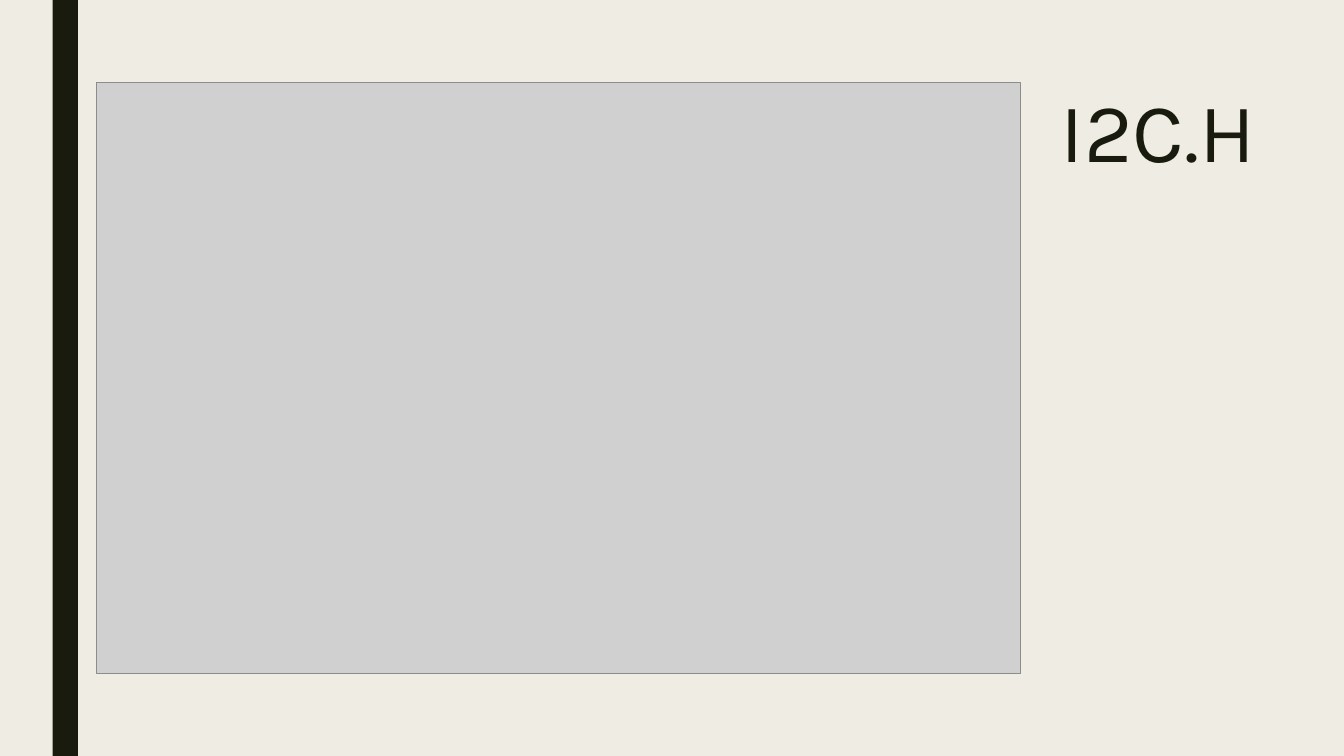
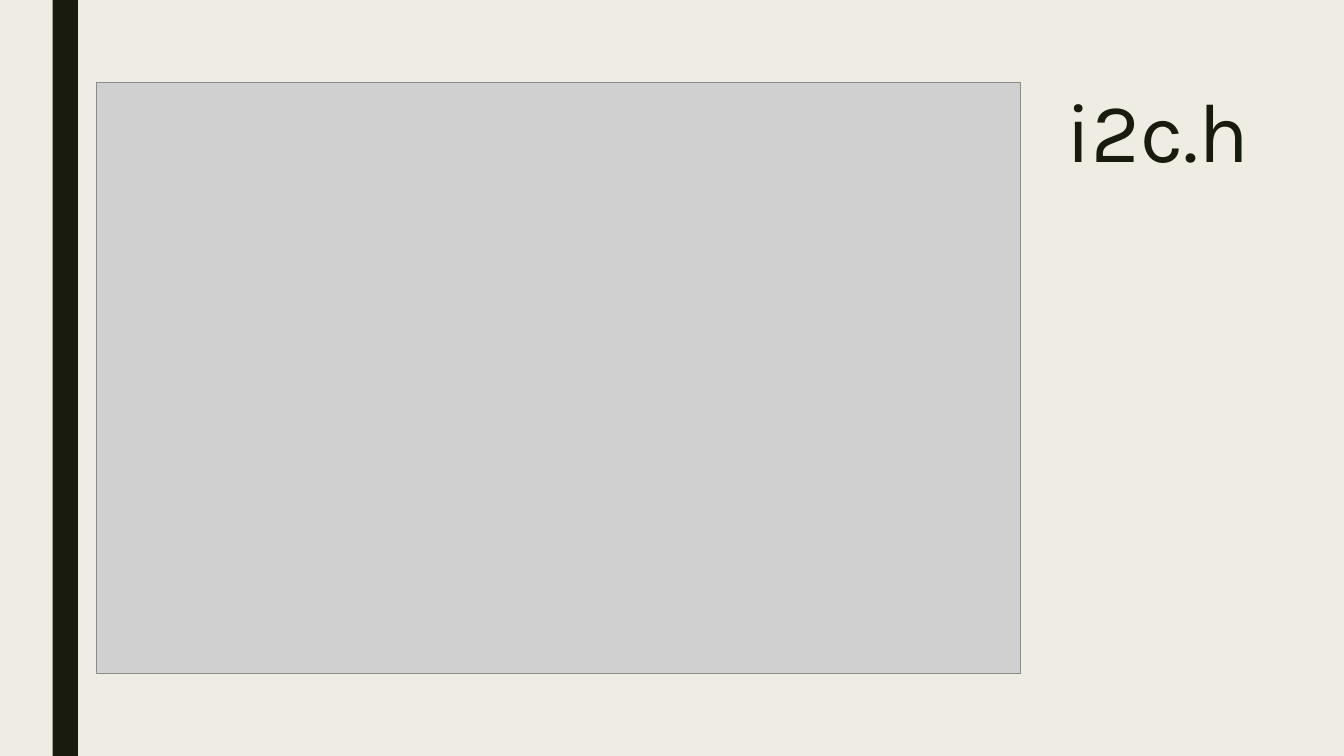
Before and after one commit to mlarroque/TP2-LABmicros, a slide deck: slide 8 of PPT/Comunicación serie.pptx. Drawn at 1344x756 pixels with LibreOffice and Linux fonts; fonts in the diff are those of the drawing; grey boxes stand for pictures. Boxes give left, top, right and bottom in pixels: in the first picture for what was removed or moved away, otherwise in the second. Text is boxed around its words. In the diff, an @@ line names an element or a change of style, - is before the commit and + after.

```diff
--- a/PPT/Comunicación serie.pptx
+++ b/PPT/Comunicación serie.pptx
@@ title at <box>1067,104,1250,163</box>: text changed @@
-I2C.H
+i2c.h
```
Also in this commit, not shown: 1 other slide changed, 3 slides added, 2 other files.
